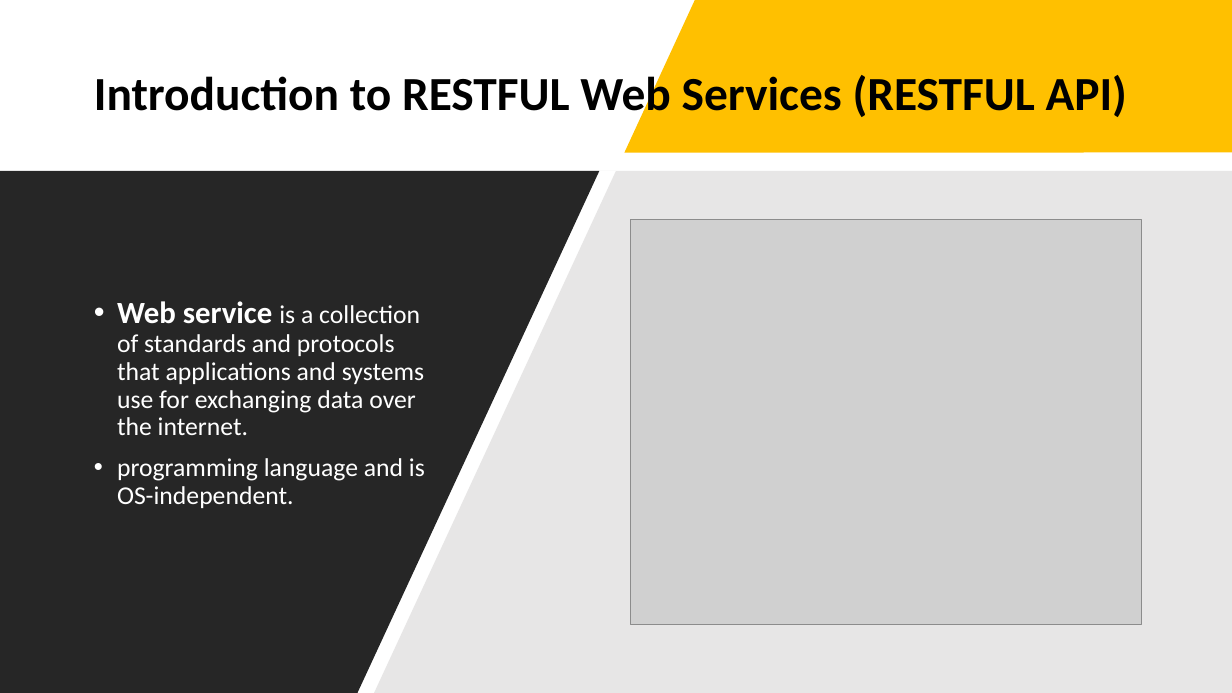
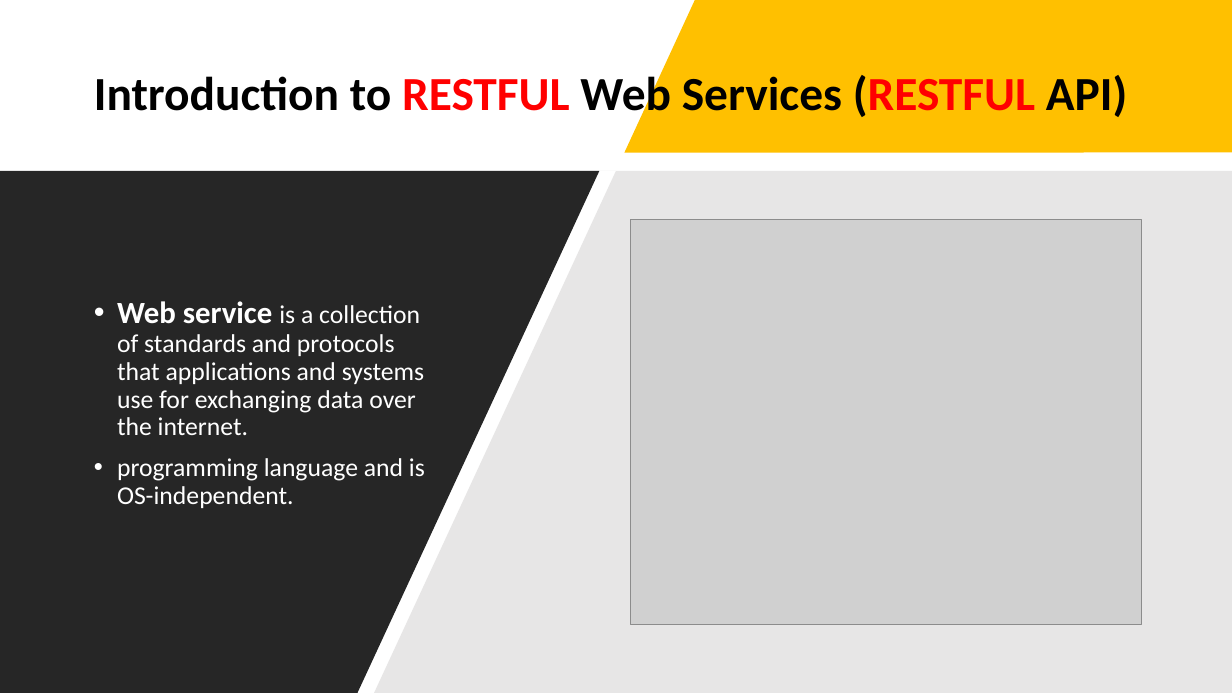
Before and after one commit to SurajRepo/Tech-Session, a slide deck: slide 2 of Web api Security.pptx. Drawn at 1232x693 pixels with LibreOffice and Linux fonts; fonts in the diff are those of the drawing; grey boxes stand for pictures. Boxes give left, top, right and bottom in pixels: in the first picture for what was removed or moved away, otherwise in the second. Text is boxed around its words. In the diff, an @@ line names an element or a change of style, - is before the commit and + after.

Commit message:
updated

```diff
--- a/Web api Security.pptx
+++ b/Web api Security.pptx
@@ title "Introduction to RESTFUL Web Services ..." at [94,70,1127,122]: text colour #000000 to #FF0000 in "RESTFUL (RESTFUL" @@
```
